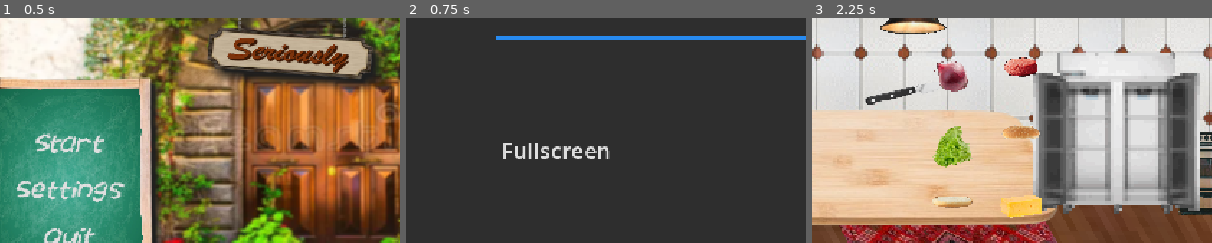
Above: before the commit, frames 1-3 (left to right).
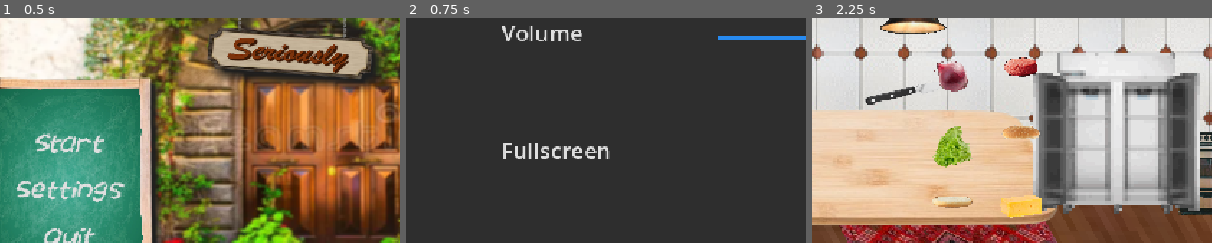
Above: after the commit, the same moments.

Repository: GrossKahn/lemme-cook
Game: Godot game, scene res://scenes/ui/menu.tscn
Same seed, same stepped clock (60 frames per second), same inputs: the game is played once before the commit and once after it.
Inputs:
- Up to frame 1 (0.5 s): no input
- Up to frame 2 (0.75 s): click "Settings" at 0.5 s
- Up to frame 3 (2.25 s): click "Back" at 1.25 s; click "Start" at 2 s
The pictures show only the part of the screen within x 9-59%, y 26-76%; the shares and areas given below are measured in that part.

Frame 1 is identical in both runs. In frame 2, 1.4% of the frame differs, in the area x 22-78%, y 3-11%; in frame 3, nothing differs.

Commit message:
Settings gefixt

Diff:
--- a/scenes/ui/pause_menu.gd
+++ b/scenes/ui/pause_menu.gd
@@ -3,32 +3,31 @@
 @onready var grid_container: GridContainer = $GridContainer
 @onready var settings: Panel = $Settings
 
-var _is_paused:bool = false:
-	set = set_paused
-
-
 func _ready() -> void:
 	process_mode = Node.PROCESS_MODE_ALWAYS
-
+	visible = get_tree().paused
 
 func _unhandled_input(event: InputEvent) -> void:
 	if event.is_action_pressed("pause"):
-		self._is_paused = !_is_paused
+		var new_state = not get_tree().paused
+		get_tree().paused = new_state
+		visible = new_state
 
 func set_paused(value:bool) -> void:
-	_is_paused = value
 	get_tree().paused = value
 	visible = value
 
 
 func _on_resume_btn_pressed() -> void:
-	_is_paused = false
+	get_tree().paused = false
+	visible = false
 
 
 func _on_settings_btn_pressed() -> void:
-	State.return_scene = "res://scenes/ui/pause_menu.tscn"
+	State.return_scene = "res://scenes/Main.tscn"
+	get_tree().paused = false
 	get_tree().change_scene_to_file("res://scenes/ui/settings.tscn")
 
 
 func _on_quit_btn_pressed() -> void:
-	get_tree().quit()
+	get_tree().change_scene_to_file("res://scenes/ui/menu.tscn")
--- a/scenes/ui/settings.tscn
+++ b/scenes/ui/settings.tscn
@@ -11,6 +11,8 @@
 [sub_resource type="StyleBoxLine" id="StyleBoxLine_g5lt0"]
 color = Color(0.15294118, 0.5411765, 0.9411765, 1)
 thickness = 6
+
+[sub_resource type="StyleBoxEmpty" id="StyleBoxEmpty_4mgmi"]
 
 [node name="Settings" type="Panel" unique_id=360528595]
 anchors_preset = 15
@@ -48,7 +50,7 @@
 anchor_top = 0.5
 anchor_right = 0.5
 anchor_bottom = 0.5
-offset_left = -338.0
+offset_left = -19.0
 offset_top = -186.0
 offset_right = 334.0
 offset_bottom = -62.0
@@ -74,6 +76,22 @@
 "
 script = ExtResource("4_ptynm")
 
+[node name="AudioStreamPlayer" type="AudioStreamPlayer" parent="." unique_id=1700430338]
+bus = &"Music"
+
+[node name="TextEdit" type="TextEdit" parent="." unique_id=365338665]
+layout_mode = 0
+offset_left = 244.0
+offset_top = 168.0
+offset_right = 465.0
+offset_bottom = 236.0
+theme_override_colors/search_result_color = Color(0.3019608, 0.3019608, 0.3019608, 0)
+theme_override_colors/caret_background_color = Color(0, 0, 0, 0)
+theme_override_colors/font_outline_color = Color(0, 0, 0, 0)
+theme_override_font_sizes/font_size = 32
+theme_override_styles/normal = SubResource("StyleBoxEmpty_4mgmi")
+text = "Volume"
+
 [connection signal="pressed" from="BackBtn" to="." method="_on_back_btn_pressed"]
 [connection signal="value_changed" from="AudioControl" to="AudioControl" method="_on_value_changed"]
 [connection signal="toggled" from="FullscreenControl" to="FullscreenControl" method="_on_toggled"]
